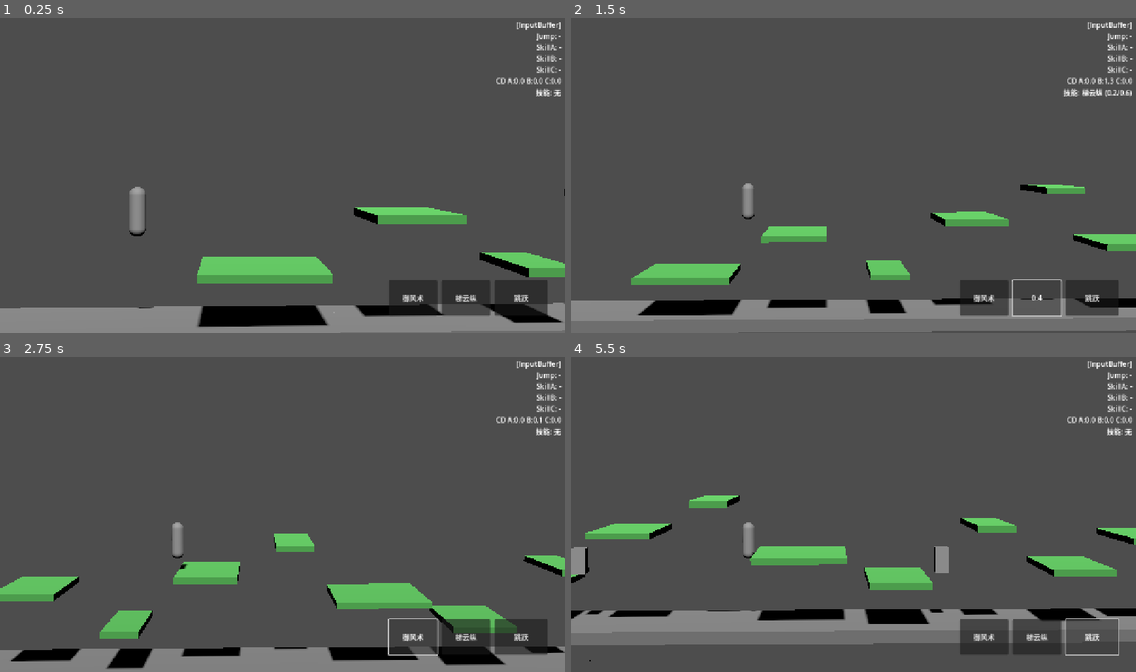
Above: before the commit, frames 1-4 (two rows, left to right).
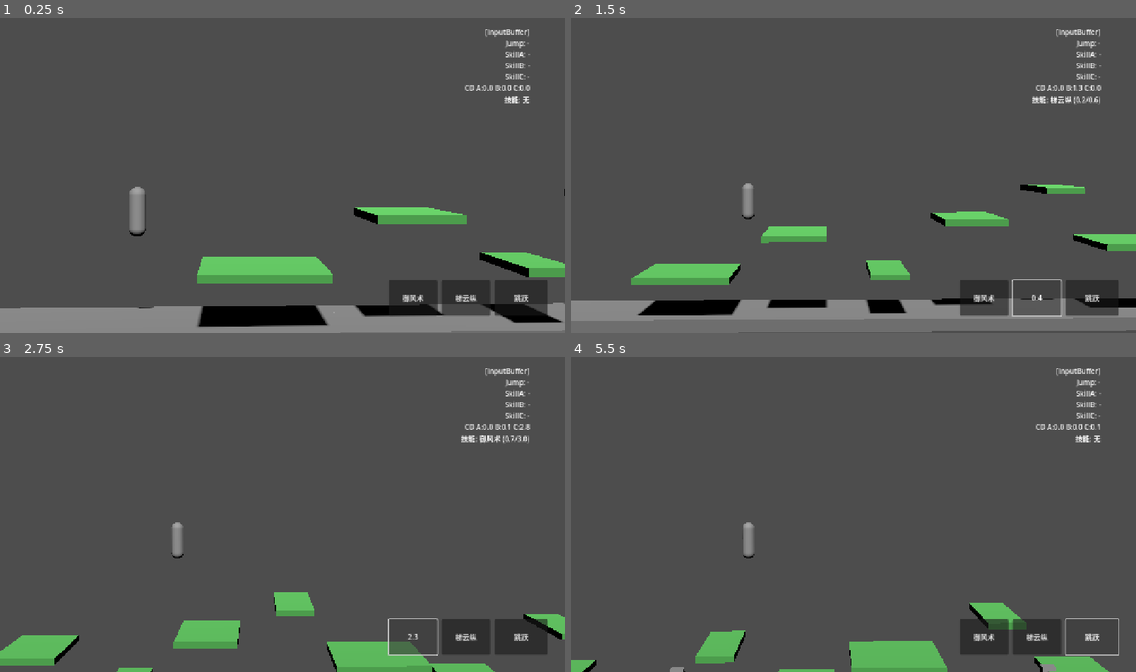
Above: after the commit, the same moments.

Repository: KStar001/GodotFly2
Game: Godot game, scene res://02scene/stage_001.tscn
The game is run twice, just before and just after one commit, with the same random seed, the same clock (stepped at 60 frames per second) and the same inputs.
Inputs:
- Up to frame 1 (0.25 s): no input
- Up to frame 2 (1.5 s): click "跳跃" at 0.5 s; click "梯云纵" at 1.25 s
- Up to frame 3 (2.75 s): click "御风术" at 2 s
- Up to frame 4 (5.5 s): click "御风术" (after the commit: "2.3") at 2.75 s; click "1.3" (after the commit: "梯云纵") at 3.5 s; click "0.6" (after the commit: "梯云纵") at 4.25 s; click "跳跃" at 5 s

The runs differ from the first frame. In frame 1, 1.0% of the frame differs, in the area x 82-100%, y 1-28%; in frame 2, 1.2%; in frame 3, 16%; in frame 4, 17%, in the area x 0-100%, y 1-100%.

Commit message:
尝试UI自适应

Diff:
--- /dev/null
+++ b/01code/KsUISafePanel.gd
@@ -0,0 +1,32 @@
+extends MarginContainer
+class_name KsUISafePanel
+#---------------------------------------------------------------------------------------------------
+func _ready() -> void:
+	# 获取安全区域和窗口大小
+	var safe_area: Rect2i = DisplayServer.get_display_safe_area()
+	var window_size: Vector2i = DisplayServer.window_get_size()  # 注意：这是窗口大小
+
+	# 基础边距（也可以从主题获取）
+	var top: int = 8
+	var left: int = 8
+	var bottom: int = 8
+	var right: int = 8
+
+	# 只有当窗口足够大时才应用安全区域
+	if window_size.x >= safe_area.size.x and window_size.y >= safe_area.size.y:
+		# 计算缩放因子
+		var x_factor: float = size.x / window_size.x
+		var y_factor: float = size.y / window_size.y
+
+		# 计算需要的边距
+		top = max(top, safe_area.position.y * y_factor)
+		left = max(left, safe_area.position.x * x_factor)
+		bottom = max(bottom, abs(safe_area.end.y - window_size.y) * y_factor)
+		right = max(right, abs(safe_area.end.x - window_size.x) * x_factor)
+
+	# 应用边距
+	add_theme_constant_override("margin_top", int(top))
+	add_theme_constant_override("margin_left", int(left))
+	add_theme_constant_override("margin_bottom", int(bottom))
+	add_theme_constant_override("margin_right", int(right))
+#---------------------------------------------------------------------------------------------------
--- a/06ui/ui_hud.tscn
+++ b/06ui/ui_hud.tscn
@@ -45,9 +45,10 @@
 anchors_preset = 1
 anchor_left = 1.0
 anchor_right = 1.0
-offset_left = -220.0
-offset_top = 10.0
-offset_right = -10.0
-offset_bottom = 120.0
+offset_left = -291.0
+offset_top = 26.0
+offset_right = -81.0
+offset_bottom = 136.0
+grow_horizontal = 0
 text = "[InputBuffer]"
 horizontal_alignment = 2
--- a/10table/skill.csv
+++ b/10table/skill.csv
@@ -2,4 +2,4 @@
 1001,0,金蝉脱壳,0.4,1.2,skill_a_jcty,0.0,0.0,false,0.4,0,0.0,false
 1002,1,梯云纵,0.6,1.5,skill_b_tyz,0.0,10.0,false,0.0,0,0.0,false
 1003,1,蜻蜓点水,0.5,1.8,skill_b_qtds,0.0,12.0,true,0.0,0,0.0,false
-1004,1,御风术,2.0,2.5,skill_c_yfs,0.0,0.0,false,0.0,0,0,true
+1004,2,御风术,3.0,3.5,skill_c_yfs,0.0,0.0,false,0.0,0,0,true
Not shown, added: 01code/KsUISafePanel.gd.uid
Not shown: 1 places in 06ui/ui_hud.tscn that only renumber resources
